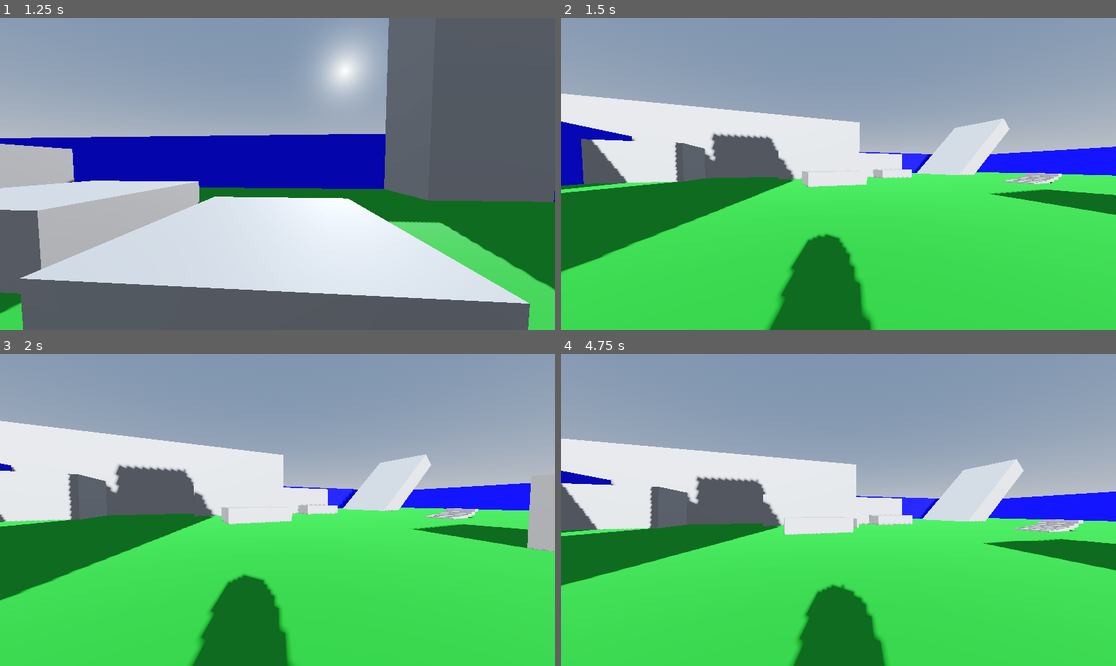
Above: before the commit, frames 1-4 (two rows, left to right).
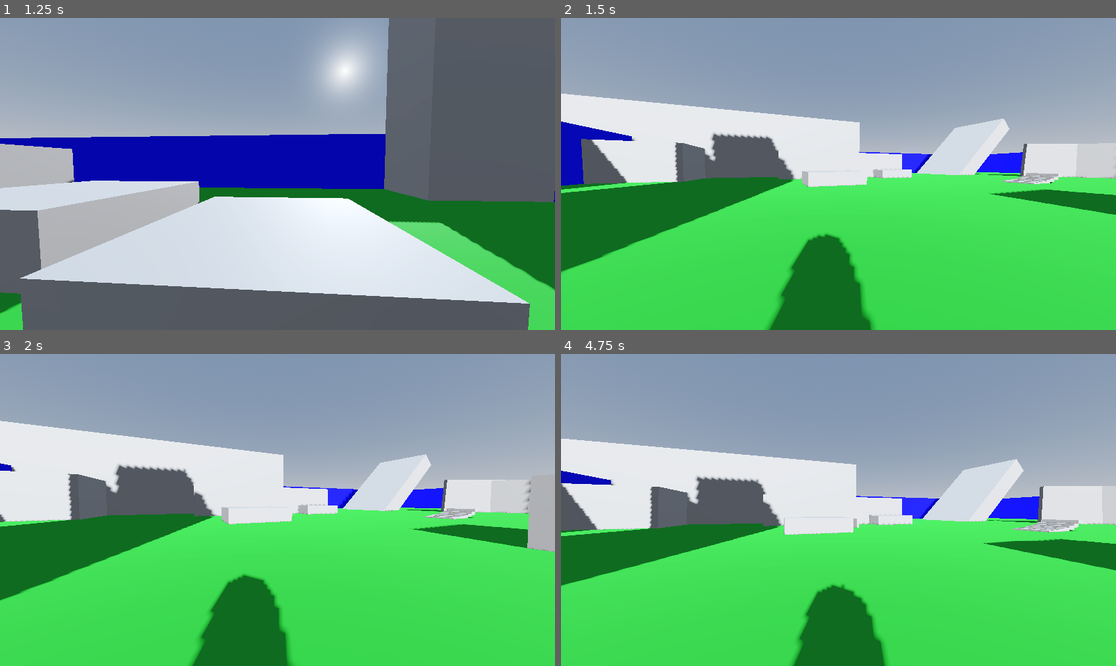
Above: after the commit, the same moments.

Repository: JuaaoA/FPS-test
Game: Godot game, scene res://Scenes/Levels/level0.tscn
Two runs of this game, one before a commit and one after it. Both use one fixed random seed, a clock stepped at 60 frames per second and the inputs below.
Inputs (mouse positions are in pixels of both pictures, inside the frame that each line leads up to):
- Up to frame 1 (1.25 s): move the mouse to (271, 180) at 0.52 s; hold Space (up_movement) from 0.53 s (still down); tap Shift (dash) at 0.6 s
- Up to frame 2 (1.5 s): keep holding Space (up_movement); move the mouse to (877, 177) at 1.27 s; tap Q (fast_turn) at 1.35 s
- Up to frame 3 (2 s): keep holding Space (up_movement)
- Up to frame 4 (4.75 s): move the mouse to (794, 506) at 2.02 s; tap Shift (dash) at 2.1, 3.6 s; tap Enter at 2.75 s; move the mouse to (844, 510) at 2.77 s; release Space (up_movement) at 2.78 s; hold A (left) 2.78-3.53 s; tap Q (fast_turn) at 2.85, 4.35 s; move the mouse to (816, 503) at 3.52 s; hold Space (up_movement) from 3.53 s (still down); move the mouse to (866, 510) at 4.27 s

Frame 1 is identical in both runs. In frame 2, 1.7% of the frame differs, in the area x 74-100%, y 40-52%; in frame 3, 1.5%; in frame 4, 1.6%.

Commit message:
Desenvolvimento wallrun part 2 Funcionando

Diff:
--- a/Scenes/Levels/level0.tscn
+++ b/Scenes/Levels/level0.tscn
@@ -124,6 +124,21 @@
 use_collision = true
 size = Vector3(1.07092, 1, 1)
 
+[node name="stairs9" type="CSGBox3D" parent="Enviroment"]
+transform = Transform3D(0.411598, 0.724112, 7.64893, -9.6084, 0.00261112, 0.632664, 0.379974, -0.718348, 7.7126, -33.4938, -0.327544, 12.4305)
+use_collision = true
+size = Vector3(1.07092, 1, 1)
+
+[node name="stairs10" type="CSGBox3D" parent="Enviroment"]
+transform = Transform3D(0.207247, 0.963264, 3.57021, -9.6084, 0.00261112, 0.632664, 0.520424, -0.335388, 10.2588, -35.6192, -0.727715, 7.05845)
+use_collision = true
+size = Vector3(1.07092, 1, 1)
+
+[node name="stairs11" type="CSGBox3D" parent="Enviroment"]
+transform = Transform3D(0.0473103, 1.01914, 0.439624, -9.6084, 0.00261112, 0.632664, 0.558171, -0.0414323, 10.8534, -34.6208, -0.776286, 2.8819)
+use_collision = true
+size = Vector3(1.07092, 1, 1)
+
 [node name="stairs2" type="CSGBox3D" parent="Enviroment"]
 transform = Transform3D(0.69156, 0, 0, 0, 0.310416, 0, 0, 0, 2.36454, -13.5874, -0.332641, 9.20831)
 use_collision = true
--- a/Scenes/ObjectScenes/Player/player.tscn
+++ b/Scenes/ObjectScenes/Player/player.tscn
@@ -6,6 +6,7 @@
 [ext_resource type="Script" path="res://Scripts/Player/ParkourSystem/Raycasts/AirClimbTriggers.gd" id="4_ty5oa"]
 [ext_resource type="Script" path="res://Scripts/Player/ParkourSystem/Raycasts/VaultRaycastPositioner.gd" id="4_utwxi"]
 [ext_resource type="Script" path="res://Scripts/Player/ParkourSystem/Raycasts/AirClimbTrigger.gd" id="5_pvwo3"]
+[ext_resource type="Script" path="res://Scripts/Player/ParkourSystem/Raycasts/Wallrun/wall_run_trigger.gd" id="7_arv3l"]
 
 [sub_resource type="CapsuleMesh" id="CapsuleMesh_lot0v"]
 
@@ -76,6 +77,18 @@
 target_position = Vector3(0, 0, 1)
 script = ExtResource("5_pvwo3")
 
+[node name="WallRunTriggers" type="Node3D" parent="PlayerHead/PlayerTriggers"]
+
+[node name="WallRunRightRaycast" type="RayCast3D" parent="PlayerHead/PlayerTriggers/WallRunTriggers"]
+transform = Transform3D(1, 0, 0, 0, 1, 0, 0, 0, 1, 0, 0.6, 0)
+target_position = Vector3(0.9, 0, 0)
+script = ExtResource("7_arv3l")
+
+[node name="WallRunLeftRaycast" type="RayCast3D" parent="PlayerHead/PlayerTriggers/WallRunTriggers"]
+transform = Transform3D(1, 0, 0, 0, 1, 0, 0, 0, 1, 0, 0.6, 0)
+target_position = Vector3(-0.9, 0, 0)
+script = ExtResource("7_arv3l")
+
 [node name="VaultRaycastPositioner" type="Node3D" parent="PlayerHead"]
 transform = Transform3D(1, 0, 0, 0, 1, 0, 0, 0, 1, 0, -0.25489, -1.80083)
 
--- /dev/null
+++ b/Scripts/Player/ParkourSystem/Raycasts/Wallrun/wall_run_trigger.gd
@@ -0,0 +1,18 @@
+extends RayCast3D
+
+# Pegar o ponto em que está colidindo
+func get_point():
+	return get_collision_point()
+
+
+# Se o raycast está encostando numa parede ou não
+func check_raycast_collision():
+	return is_colliding()
+
+
+# Pegar a distancia do point
+func _get_collision_distance():
+	# Verificar se antes, está colidindo em algo
+	if is_colliding():
+		# Retornar distancia entre a origem do raycast e o ponto de colisão
+		return global_position.distance_to(get_collision_point())
--- a/Scripts/Player/PlayerControl.gd
+++ b/Scripts/Player/PlayerControl.gd
@@ -43,8 +43,19 @@
 # Gravidade normal, sem o jogador estar escalando ou realizando wallrun
 var normal_gravity = 9.8
 
-#
-var wallrun_gravity = 6.5
+# WALLRUN
+var wallrun_gravity = 5.5
+var wallrun_last_wall_distance = null
+var wallrun_wall_normal = null
+var wallrun_wall_direction = null
+var wallrun_min_vertical_velocity = -5
+var wallrun_head_tilt = 0.25
+var wallrun_horizontal_force = 3
+var wallrun_vertical_force = 7
+
+# Esse cooldown evita outros movimentos quando o jogador sai do wallrun
+var post_wallrun_cooldown = 0.35
+var post_wallrun_cooldown_current = 0
 
 # POSIÇÕES VAULT
 var vault_last_pos = null
@@ -78,6 +89,8 @@
 @onready var vaultPositioner = $PlayerHead/VaultRaycastPositioner/VaultPositioner
 @onready var airClimb = $PlayerHead/PlayerTriggers/AirClimbTriggers
 @onready var backwardRaycast = $PlayerHead/PlayerTriggers/AirClimbTriggers/BackwardTrigger
+@onready var wallrun_right = $PlayerHead/PlayerTriggers/WallRunTriggers/WallRunRightRaycast
+@onready var wallrun_left = $PlayerHead/PlayerTriggers/WallRunTriggers/WallRunLeftRaycast
 
 func _ready():
 	# Deixar o mouse travado ao iniciar o jogo
@@ -93,7 +106,7 @@
 		camera.rotate_x(-event.relative.y * sensitivity)
 
 		# Limitar a camera para um valor minimo ou máximo
-		camera.rotation.x = clamp(camera.rotation.x, deg_to_rad(-90), deg_to_rad(60))
+		camera.rotation.x = clamp(camera.rotation.x, deg_to_rad(-85), deg_to_rad(60))
 
 func _calculate_auto_running(delta):
 	# Iniciar corrida automática
@@ -239,6 +252,10 @@
 	## Movimentos de parkour acontecem em prioridade, caso o jogador não esteja
 	## em nenhum movimento de parkour, será feito o movimento normal
 
+	# Desativar movimento caso o jogador esteja em wallrun
+	if (wallrunning):
+		return
+
 	## MOVIMENTOS DE PARKOUR
 	# Se o jogador estiver em vault
 	if (vaulting):
@@ -307,6 +324,15 @@
 	# Caso o pressione o botão de ações pra cima
 	if Input.is_action_just_pressed("up_movement"):
 
+		# Se estiver em wallrun
+		if (wallrunning):
+
+			# Sair do wallrun com pulo
+			_exit_wallrun(true)
+
+			# E assim, retornar
+			return
+
 		# Verificar raycasts
 		var vault = vaultRaycast._get_raycast_collision()
 		var climb = climbRaycast._get_raycast_collision()
@@ -388,6 +414,10 @@
 	## VARIÁVEIS
 	var top_climb_edge
 	var low_climb_edge
+
+	# Caso tenha feito wallrun recentemente
+	if (not _check_post_wallrun_cooldown()):
+		return
 
 	## DETECTAR POSSÍVEIS PAREDES AGARRÁVEIS
 	# Se o jogador não estiver no ar
@@ -474,11 +504,213 @@
 		# Contar quanto tempo o jogador está virando
 		turning_time = 0
 
+func _wallrun_move():
+	# Se não está em wallrun
+	if (not wallrunning):
+		# Não continuar
+		return
+
+	# Se não estiver numa parede, se encostou no chão, ou estiver caindo muito rápido
+	if (not is_on_wall() or is_on_floor() or velocity.y <= wallrun_min_vertical_velocity):
+
+		# Sair do wallrun sem pulo
+		_exit_wallrun(false)
+
+		# Sair sem continuar
+		return
+
+	# Se está, executar wallrun
+	wallrun_wall_normal = get_slide_collision(0)
+
+	if (wallrun_wall_normal == null):
+		return
+
+	## ISSO DEU CERTO SUA ANTA AGORA MELHORA ISSO
+	direction = -wallrun_wall_normal.get_normal() * 7
+
+func _wallrun_trigger():
+	## Impedir o wallrun de acontecer
+	# Se já estiver em wallrun
+	if (wallrunning):
+		return
+
+	# Se estiver no chão
+	if (is_on_floor()):
+		return
+
+	# Se estiver caindo ou não estiver subindo rapidamente
+	if (velocity.y <= 0):
+		return
+
+	# Velocidade não pode ser muito baixa
+	if (abs(velocity.x) + abs(velocity.z) <= 2):
+		return
+
+	## Direita
+	if (wallrun_right.check_raycast_collision()):
+
+		# Se não tinha detectado parede antes
+		if (wallrun_last_wall_distance == null):
+
+			# Definir a distancia entre o jogador e a parede
+			# Isso é para ter certeza se o jogador está se aproximando da parede ou não
+			wallrun_last_wall_distance = wallrun_right._get_collision_distance()
+
+			# Retornar para impedir que continue
+			return
+
+		# Se já detectou paredes antes
+		if (wallrun_last_wall_distance > wallrun_right._get_collision_distance()):
+
+			## INICIAR WALLRUN
+			print("Wallrun triggered")
+			_start_wallrun("right")
+
+			# Resetar ultima distancia para parede
+			wallrun_last_wall_distance = null
+
+			return
+		else:
+			# Cancelar wallrun
+			wallrun_last_wall_distance = null
+
+			print("Wallrun Cancelado")
+
+			return
+
+
+	## Esquerda
+	if (wallrun_left.check_raycast_collision()):
+
+		# Se não tinha detectado parede antes
+		if (wallrun_last_wall_distance == null):
+
+			# Definir a distancia entre o jogador e a parede
+			# Isso é para ter certeza se o jogador está se aproximando da parede ou não
+			wallrun_last_wall_distance = wallrun_left._get_collision_distance()
+
+			# Retornar para impedir que continue
+			return
+
+		# Se já detectou paredes antes
+		if (wallrun_last_wall_distance > wallrun_left._get_collision_distance()):
+
+			## INICIAR WALLRUN
+			print("Wallrun triggered")
+			_start_wallrun("left")
+
+			# Resetar ultima distancia para parede
+			wallrun_last_wall_distance = null
+
+			return
+		else:
+			# Cancelar wallrun
+			wallrun_last_wall_distance = null
+
+			print("Wallrun Cancelado")
+
+			return
+
+func _start_wallrun(wall_direction : String):
+	# Ativando wallrun
+	wallrunning = true
+
+	# Indicando a direção
+	wallrun_wall_direction = wall_direction
+
+	# Definir velocidade vertical do wallrun
+	velocity.y = 4
+
+func _exit_wallrun(jumping : bool):
+	# Desligar Wallrun
+	wallrunning = false
+
+	# Se não for pulando
+	if (not jumping):
+		return
+
+	# Se for pulando
+	print("Saindo wallrun")
+
+	# Guardar a velocidade anterior para adicionar depois
+	var stored_velocity = velocity;
+
+	# Acelerar velocidade horizontal
+	stored_velocity *= 1.2
+
+	# Definir o impulso para o lado de acordo com o lado que a parede está
+	match (wallrun_wall_direction):
+		"right":
+			velocity = -(camera.global_transform.basis.x * wallrun_horizontal_force)
+		"left":
+			velocity = camera.global_transform.basis.x * wallrun_horizontal_force
+
+	# Adicionar impulso da inercia ao sair do wallrun
+	velocity.x += stored_velocity.x
+	velocity.z += stored_velocity.z
+
+	# Adicionar velocidade vertical
+	velocity.y = wallrun_vertical_force
+
+	# Por fim, deixar nulo alguns detalhes
+	wallrun_wall_normal = null
+	wallrun_wall_direction = null
+
+	# Iniciar cooldown para evitar bugs na parede
+	post_wallrun_cooldown_current = 0
+
+func _tilt_head():
+	# Se estiver em wallrun
+	if (wallrunning):
+
+		# Guardar angulo
+		var tilt
+
+		# Definir qual direção está a parede
+		match (wallrun_wall_direction):
+			"right":
+				tilt = wallrun_head_tilt
+
+			"left":
+				tilt = -wallrun_head_tilt
+
+		# Rotacionar cabeça
+		head.rotation.z = lerp_angle(head.rotation.z, tilt, 0.2)
+
+		# Impedir de continuar
+		return
+
+	# Se nada disso estiver conforme
+	head.rotation.z = lerp_angle(head.rotation.z, 0, 0.2)
+
+func _post_wallrun_cooldown_add(delta):
+	# Se o cooldown pós wallrun eatá abaixo do maximo
+	if (post_wallrun_cooldown_current < post_wallrun_cooldown):
+		# Adicionar tempo
+		post_wallrun_cooldown_current += delta
+
+		print(post_wallrun_cooldown_current)
+
+func _check_post_wallrun_cooldown():
+	return post_wallrun_cooldown_current >= post_wallrun_cooldown
+
 ## PARA FISICA DO JOGO
 func _physics_process(delta):
 
 	# Aplicar gravidade ao jogador
 	_apply_gravity(delta)
+
+	# Verificações Wallrun
+	_wallrun_trigger()
+
+	# Realizar movimento de Wallrun caso esteja em wallrun
+	_wallrun_move()
+
+	# Movimentar a cabeça caso esteja em wallrun
+	_tilt_head()
+
+	# Cooldown para realizar outros movimentos depois de sair de um wallrun
+	_post_wallrun_cooldown_add(delta)
 
 	# Verificar se o jogador pressionou o botão de movimentos para cima
 	_up_movement_input()
@@ -495,8 +727,6 @@
 	# Calcular a corrida automatica
 	_calculate_auto_running(delta)
 
-	print(velocity)
-
 	# Após calcular, aplicar a corrida automática
 	_auto_running()
 
Not shown: 1 places in Scenes/ObjectScenes/Player/player.tscn that only renumber resources
